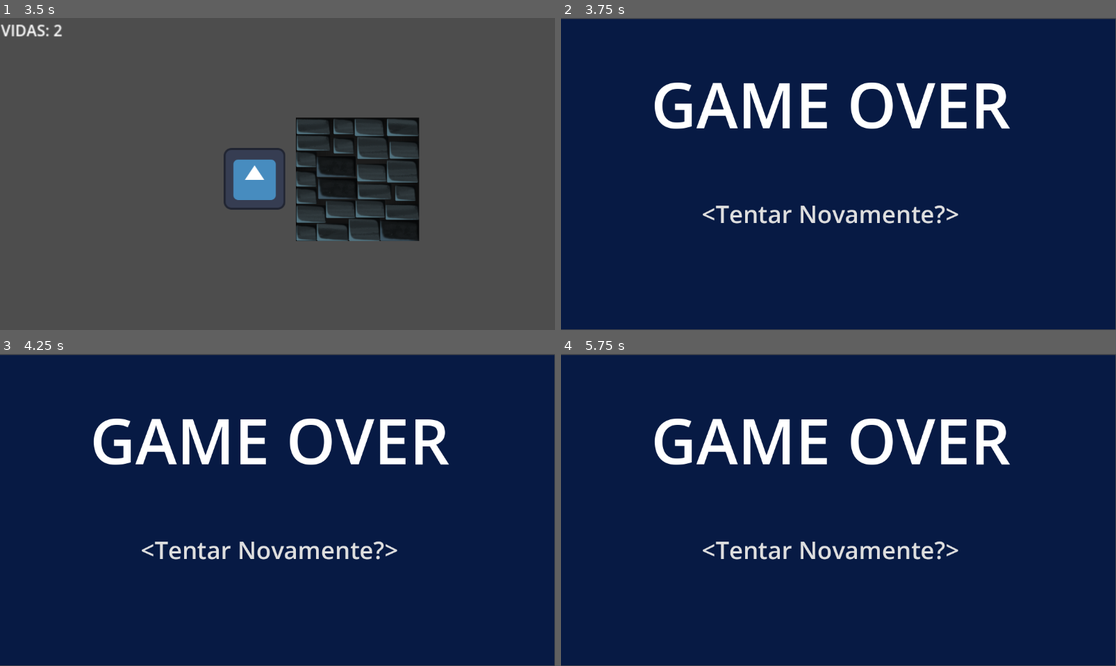
Above: before the commit, frames 1-4 (two rows, left to right).
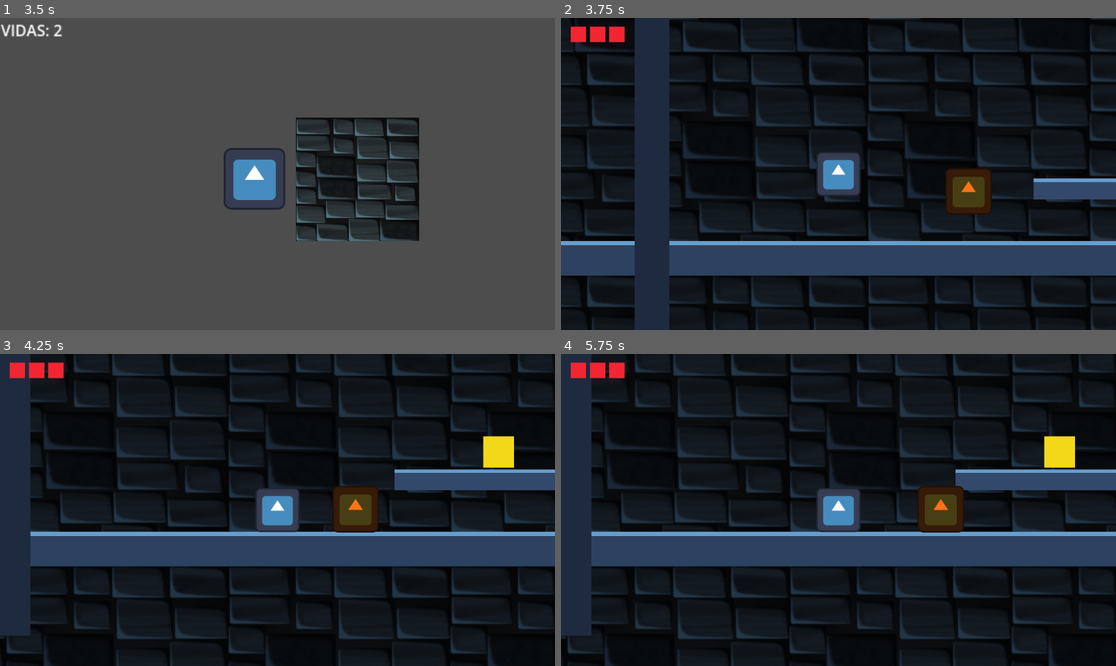
Above: after the commit, the same moments.

Repository: FelipeMessias2/SpaceKnight
Game: Godot game, scene res://cenaP.tscn
Same seed, same stepped clock (60 frames per second), same inputs: the game is played once before the commit and once after it. The engine's default icon, where the game draws it, is replaced by a stand-in: a white triangle on a blue panel in a dark square.
Inputs:
- Up to frame 1 (3.5 s): tap Enter (ui_accept) at 0.5, 0.77, 1.52, 2, 3.02 s; hold Right (Direita) 0.53-2.03 s; hold A (Esquerda) 2.03-2.78 s; hold Right (Direita) from 2.78 s (still down)
- Up to frame 2 (3.75 s): keep holding Right (Direita)
- Up to frame 3 (4.25 s): keep holding Right (Direita); tap Enter (ui_accept) at 3.77 s
- Up to frame 4 (5.75 s): release Right (Direita) at 4.28 s; hold A (Esquerda) 4.28-5.03 s; tap Enter (ui_accept) at 4.52 s; hold Right (Direita) from 5.03 s (still down)

Frame 1 is identical in both runs. In frame 2, 90% of the frame differs, in the area x 0-100%, y 0-100%; in frame 3, 91%; in frame 4, 91%.

Commit message:
Add files via upload

Diff:
--- a/Fase2.tscn
+++ b/Fase2.tscn
@@ -1,12 +1,12 @@
-[gd_scene format=3]
+[gd_scene load_steps=14 format=3 uid="uid://0lbg2hveaosw"]
 
-[ext_resource type="Script" path="res://alavanca.gd" id="1_alav"]
-[ext_resource type="Script" path="res://porta.gd" id="2_port"]
-[ext_resource type="Script" path="res://zona_saida.gd" id="3_saida"]
-[ext_resource type="Script" path="res://hud_fase2.gd" id="4_hud"]
+[ext_resource type="Script" uid="uid://bud0divcapt44" path="res://alavanca.gd" id="1_alav"]
+[ext_resource type="Script" uid="uid://bxtoxwwinrys6" path="res://porta.gd" id="2_port"]
+[ext_resource type="Script" uid="uid://br517k4amak0" path="res://zona_saida.gd" id="3_saida"]
+[ext_resource type="Script" uid="uid://b7bjwl061cyfl" path="res://hud_fase2.gd" id="4_hud"]
 [ext_resource type="PackedScene" path="res://Player.tscn" id="5_player"]
 [ext_resource type="PackedScene" path="res://Inimigo.tscn" id="6_inim"]
-[ext_resource type="Texture2D" path="res://Arte/Parede/bricks/Brickwall2_Texture.png" id="7_wall"]
+[ext_resource type="Texture2D" uid="uid://b6ydmmeyhqkqa" path="res://Arte/Parede/bricks/Brickwall2_Texture.png" id="7_wall"]
 
 [sub_resource type="RectangleShape2D" id="rs_chao"]
 size = Vector2(1800, 40)
@@ -20,21 +20,21 @@
 [sub_resource type="RectangleShape2D" id="rs_porta"]
 size = Vector2(32, 140)
 
+[sub_resource type="RectangleShape2D" id="rs_saida"]
+size = Vector2(70, 110)
+
 [sub_resource type="CircleShape2D" id="cs_alav"]
 radius = 60.0
-
-[sub_resource type="RectangleShape2D" id="rs_saida"]
-size = Vector2(70, 110)
 
 [node name="Fase2" type="Node2D"]
 
 [node name="FundoParede" type="Sprite2D" parent="."]
 modulate = Color(0.42, 0.47, 0.56, 1)
+texture_repeat = 2
 position = Vector2(700, 300)
 texture = ExtResource("7_wall")
 region_enabled = true
 region_rect = Rect2(0, 0, 2600, 900)
-texture_repeat = 2
 
 [node name="Chao" type="StaticBody2D" parent="."]
 position = Vector2(700, 600)
--- a/character_body_2d_nave.gd
+++ b/character_body_2d_nave.gd
@@ -22,7 +22,7 @@
 	print(vida)
 	if(vida<1):
 		naveDestruida.emit()#para juntar as duas fases depois
-		get_tree().change_scene_to_file("res://GameOver.tscn")
+		get_tree().change_scene_to_file("res://Fase2.tscn")
 		queue_free()
 
 func _physics_process(delta):
